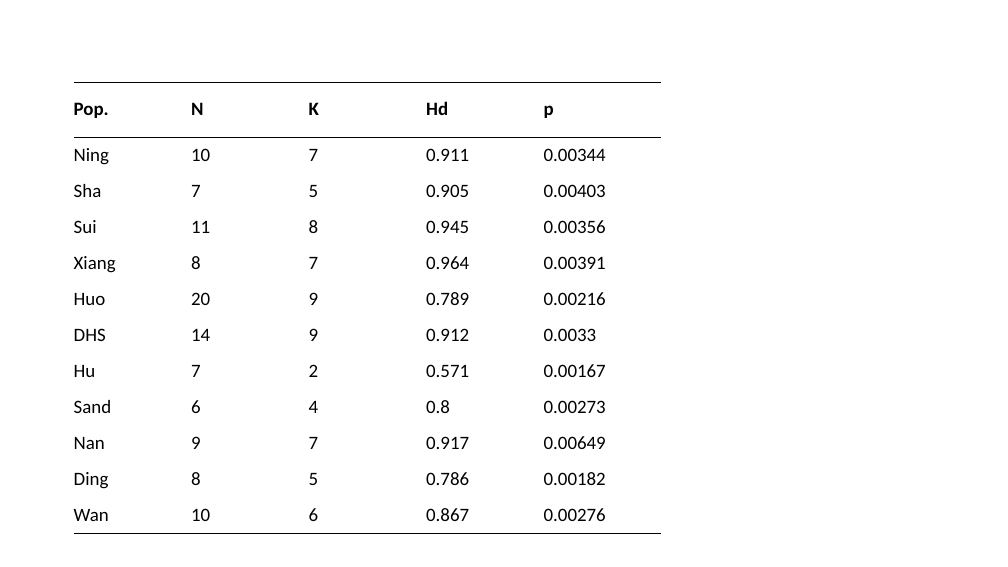
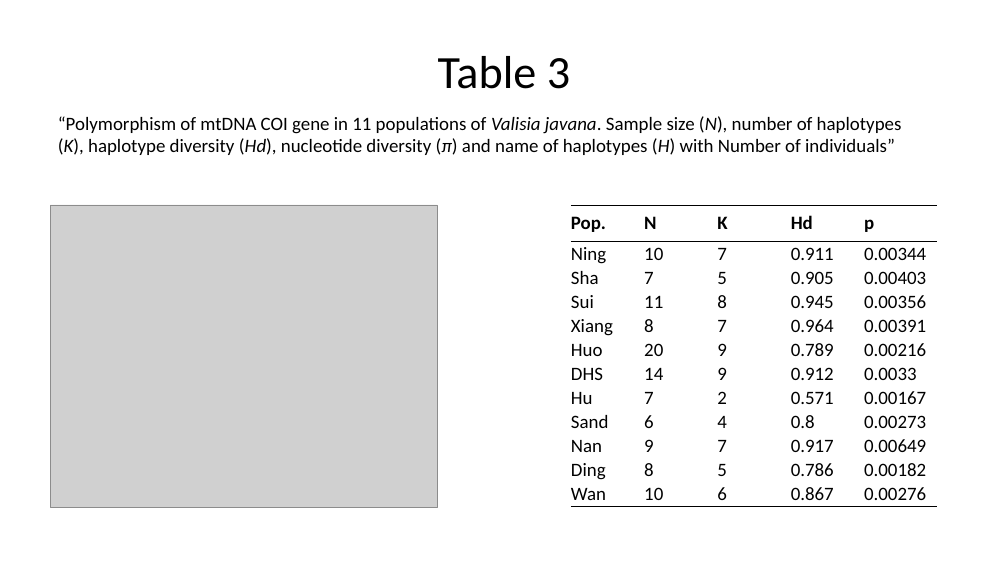
Before and after one commit to ashleyp1/BCB546X_Final_Project, a slide deck: slide 29 of PowerPoint Presentation for Final.pptx. Drawn at 1008x567 pixels with LibreOffice and Linux fonts; fonts in the diff are those of the drawing; grey boxes stand for pictures. Boxes give left, top, right and bottom in pixels: in the first picture for what was removed or moved away, otherwise in the second. Text is boxed around its words. In the diff, an @@ line names an element or a change of style, - is before the commit and + after.

```diff
--- a/PowerPoint Presentation for Final.pptx
+++ b/PowerPoint Presentation for Final.pptx
@@ title added at box(438, 56, 570, 89), 44 pt, text #000000 @@
+Table 3
@@ text added at box(58, 116, 902, 155), 18 pt, text #000000 @@
+“Polymorphism of mtDNA COI gene in 11 populations of Valisia javana. Sample size (N), number of haplotypes (K), haplotype diversity (Hd), nucleotide diversity (π) and name of haplotypes (H) with Number of individuals”
@@ picture added at box(51, 205, 437, 507) @@
@@ table: place and size @@
-table at box(73, 82, 659, 533)
+table at box(571, 205, 938, 507)
```
Also in this commit, not shown: 4 other slides changed, 2 slides added, 3 slides removed.
